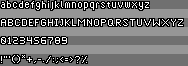
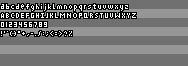
Layered file, before and after one edit (188 × 66). Changes by layer:
showed group "fontTiny" (5 layers) over (0, 3, 137, 37)
hid group "fontBig" (1st of 2) (8 layers) over (0, 0, 184, 64)
